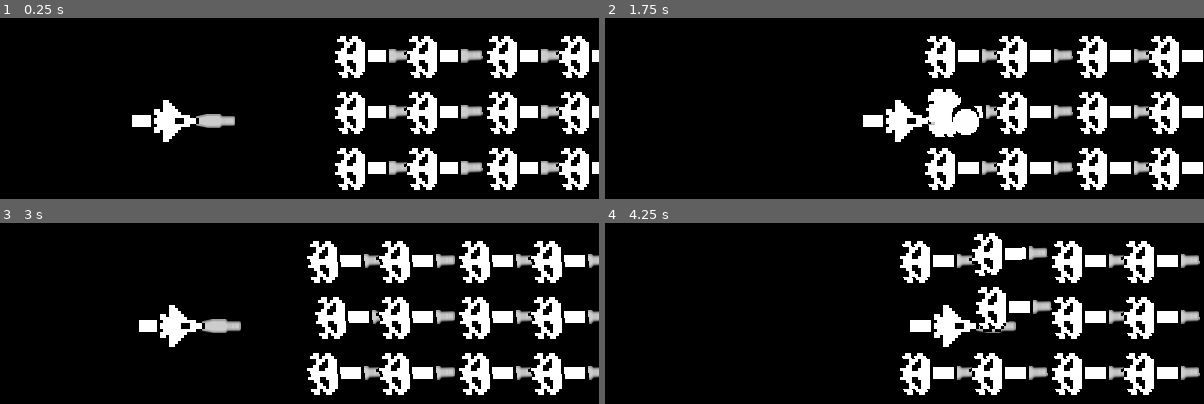
Above: before the commit, frames 1-4 (two rows, left to right).
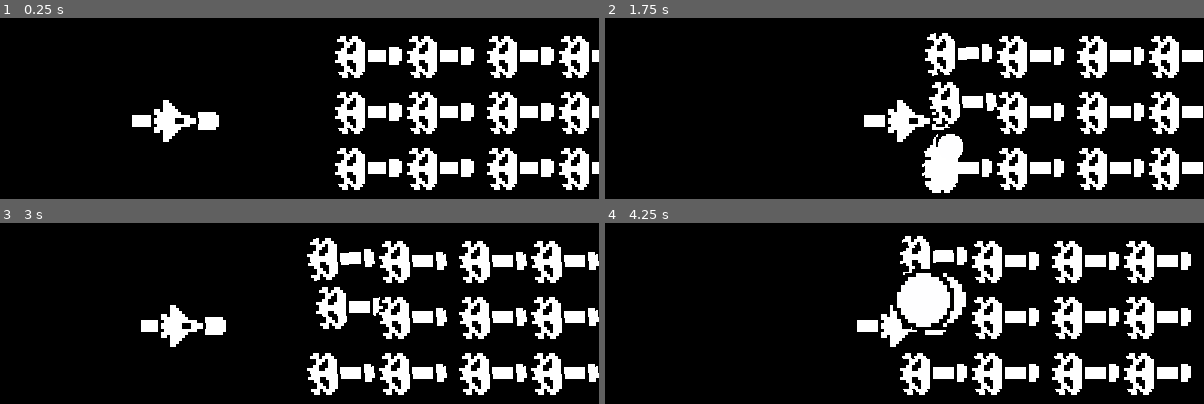
Above: after the commit, the same moments.

Repository: fguillen/FlyingCandies
Game: Godot game, scene res://SpaceShooterScene.tscn
Same seed, same stepped clock (60 frames per second), same inputs: the game is played once before the commit and once after it.
Inputs:
- Up to frame 1 (0.25 s): no input
- Up to frame 2 (1.75 s): tap Enter (ui_accept) at 0.5, 0.77, 1.52 s; hold Right (ui_right) from 0.53 s (still down)
- Up to frame 3 (3 s): release Right (ui_right) at 2.03 s; hold Left (ui_left) 2.03-2.78 s; hold Right (ui_right) from 2.78 s (still down)
- Up to frame 4 (4.25 s): keep holding Right (ui_right); tap Enter (ui_accept) at 3.02, 3.77 s

The runs differ from the first frame. In frame 1, 2.8% of the frame differs, in the area x 32-94%, y 16-88%; in frame 2, 4.8%; in frame 3, 4.4%; in frame 4, 8.9%, in the area x 42-100%, y 5-88%.

Commit message:
Weapon Laser new icon

Diff:
--- a/Player.tscn
+++ b/Player.tscn
@@ -72,7 +72,7 @@
 script = ExtResource( 7 )
 
 [node name="WeaponManager" type="Node2D" parent="."]
-position = Vector2( 40, 0.051 )
+position = Vector2( 32, 0 )
 script = ExtResource( 10 )
 
 [node name="StateManager" type="Node" parent="."]
--- a/ProjectileLaser.tscn
+++ b/ProjectileLaser.tscn
@@ -1,9 +1,8 @@
-[gd_scene load_steps=6 format=2]
+[gd_scene load_steps=5 format=2]
 
 [ext_resource path="res://Assets/Bullet.png" type="Texture" id=1]
 [ext_resource path="res://ProjectileLaser.gd" type="Script" id=2]
 [ext_resource path="res://Character/Feedback/FeedbackParticles.tscn" type="PackedScene" id=3]
-[ext_resource path="res://Character/Feedback/FeedbackParticles.gd" type="Script" id=4]
 
 [sub_resource type="CircleShape2D" id=1]
 
@@ -11,7 +10,6 @@
 script = ExtResource( 2 )
 
 [node name="FeedbackParticles" parent="." instance=ExtResource( 3 )]
-script = ExtResource( 4 )
 
 [node name="Sprite" type="Sprite" parent="."]
 scale = Vector2( 3, 3 )
--- a/WeaponLaser.tscn
+++ b/WeaponLaser.tscn
@@ -1,6 +1,6 @@
 [gd_scene load_steps=3 format=2]
 
-[ext_resource path="res://Assets/gun07.png" type="Texture" id=1]
+[ext_resource path="res://Assets/Bullet.png" type="Texture" id=1]
 [ext_resource path="res://WeaponLaser.gd" type="Script" id=2]
 
 [node name="WeaponLaser" type="Node2D"]
@@ -8,5 +8,5 @@
 reload_time = 0.2
 
 [node name="Sprite" type="Sprite" parent="."]
-rotation = 1.5708
+scale = Vector2( 3, 3 )
 texture = ExtResource( 1 )
